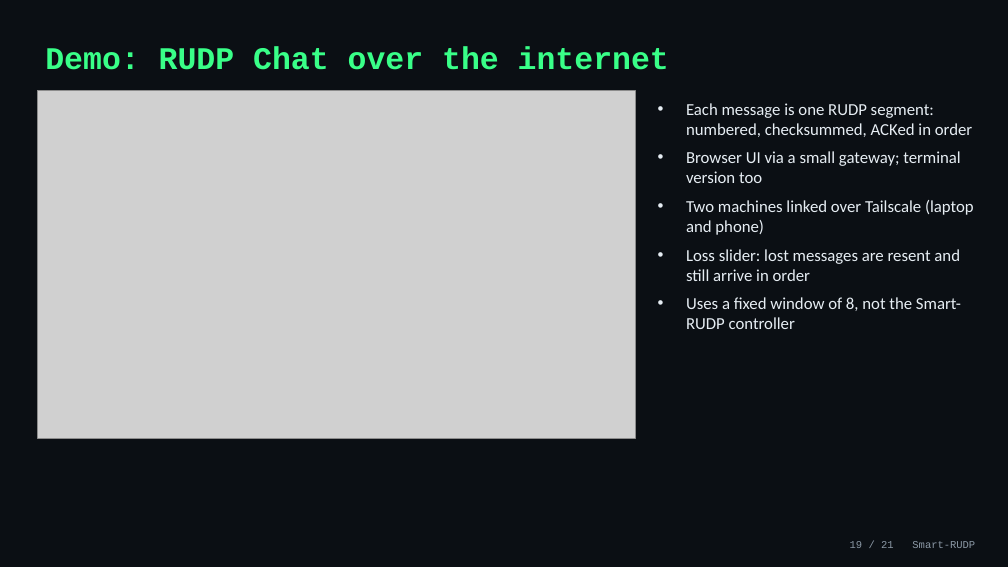
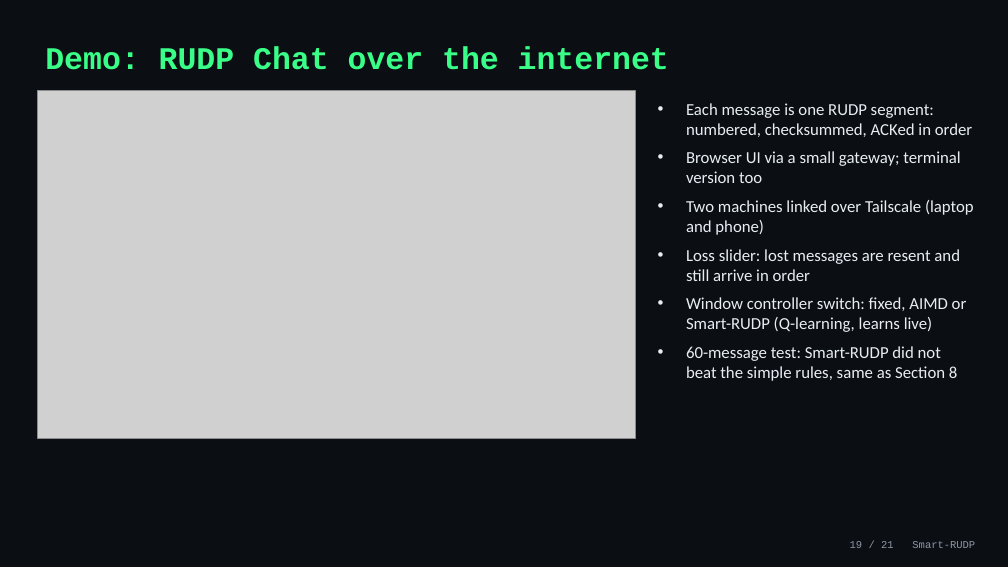
Before and after one commit to Capsturrrr/rudp, a slide deck: slide 19 of docs/final/RUDP_Presentation.pptx. Drawn at 1008x567 pixels with LibreOffice and Linux fonts; fonts in the diff are those of the drawing; grey boxes stand for pictures. Boxes give left, top, right and bottom in pixels: in the first picture for what was removed or moved away, otherwise in the second. Text is boxed around its words. In the diff, an @@ line names an element or a change of style, - is before the commit and + after.

```diff
--- a/docs/final/RUDP_Presentation.pptx
+++ b/docs/final/RUDP_Presentation.pptx
@@ text at box(686, 297, 967, 381): text changed @@
-• Uses a fixed window of 8, not the Smart-RUDP controller
+• Window controller switch: fixed, AIMD or Smart-RUDP (Q-learning, learns live)
+• 60-message test: Smart-RUDP did not beat the simple rules, same as Section 8
```
Also in this commit, not shown: 8 other files.
